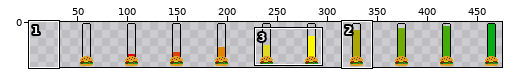
Sprite sheet -- ProjetApprentissageFinal/image/barreM.png. The first picture is a wide view before the edit; the outline marks the close-up.
Close-up. Earlier state:
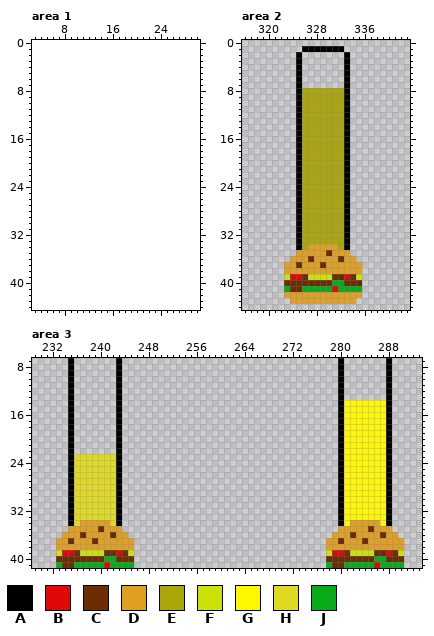
The file is 450x45 pixels. Shown: area 1: x 3..30, y 0..44; area 2: x 316..343, y 0..44; area 3: x 229..293, y 7..41. The old version is drawn lined up with the new one, on the new canvas. The wide view leaves out empty margins. The commit also changed other parts of the picture, which this record leaves out.
Palette (. is transparent): A #000000  B #e10808  C #6d2d02  D #df9f21  E #aca708  F #cbe108  G #fff700  H #dfd921  J #08ac1b
New version:
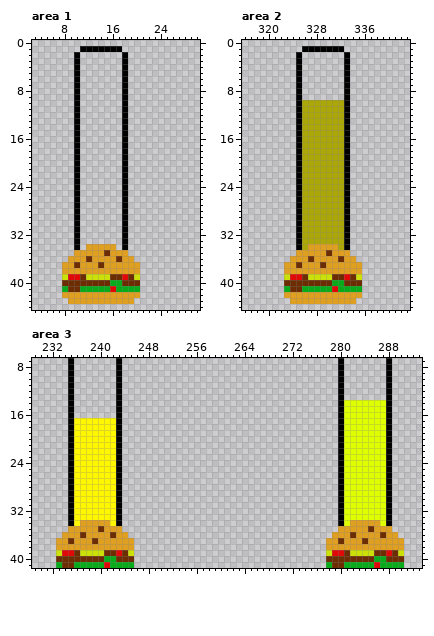
The edit:
canvas 450x45 -> 495x45, the old top-left corner now at 45,0
colour G: #fff700 -> #dfff00
colour H: #dfd921 -> #fff700
Area 1:
y 1: x 11..17 ....... -> AAAAAAA
y 2..33: x 10 . -> A; x 18 . -> A
y 34: x 10 . -> A; x 12..16 ..... -> DDDDD; x 18 . -> A
y 35: x 10..18 ......... -> DDDDDCDDD
y 36: x 9..19 ........... -> DDDCDDDDCDD
y 37: x 8..20 ............. -> DDCDDDCDDDDDD
y 38: x 8..20 ............. -> DDDDDDDDDDDDD
y 39: x 8..20 ............. -> FBBCFFFFCCBCF
y 40: x 8..20 ............. -> CCCCCCCCJJCCC
y 41: x 8..20 ............. -> JCCJJJJJBJJJJ
y 42: x 8..20 ............. -> DDDDDDDDDDDDD
y 43: x 9..19 ........... -> DDDDDDDDDDD
Area 2:
y 8..9: x 326..332 EEEEEEE -> .......
Area 3:
y 17..22: x 236..242 ....... -> HHHHHHH
